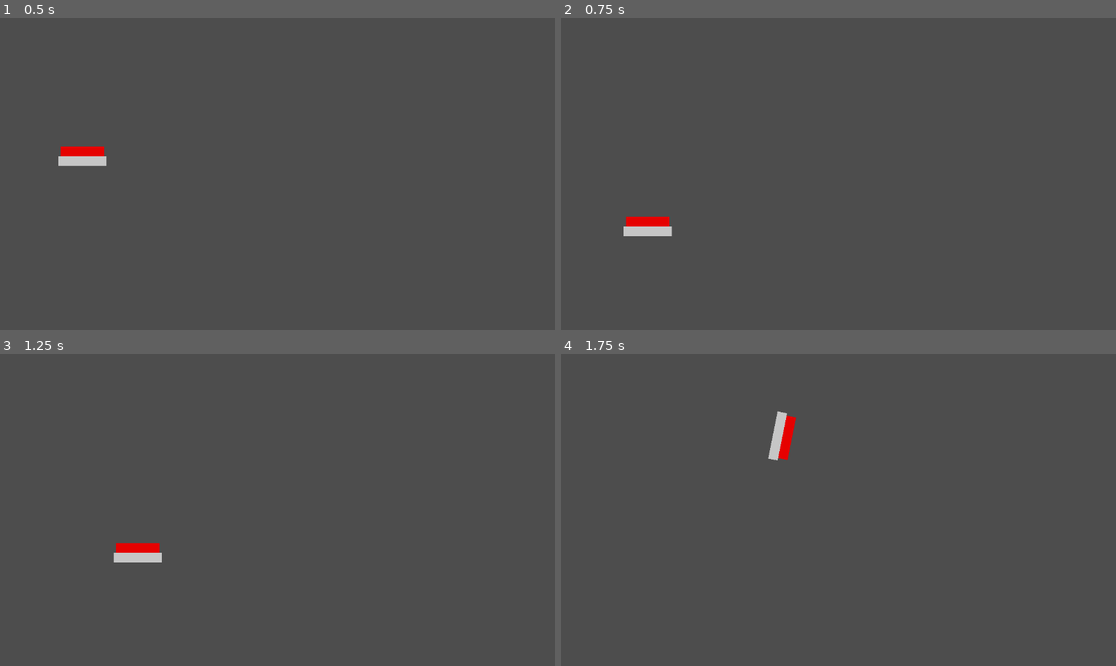
Above: before the commit, frames 1-4 (two rows, left to right).
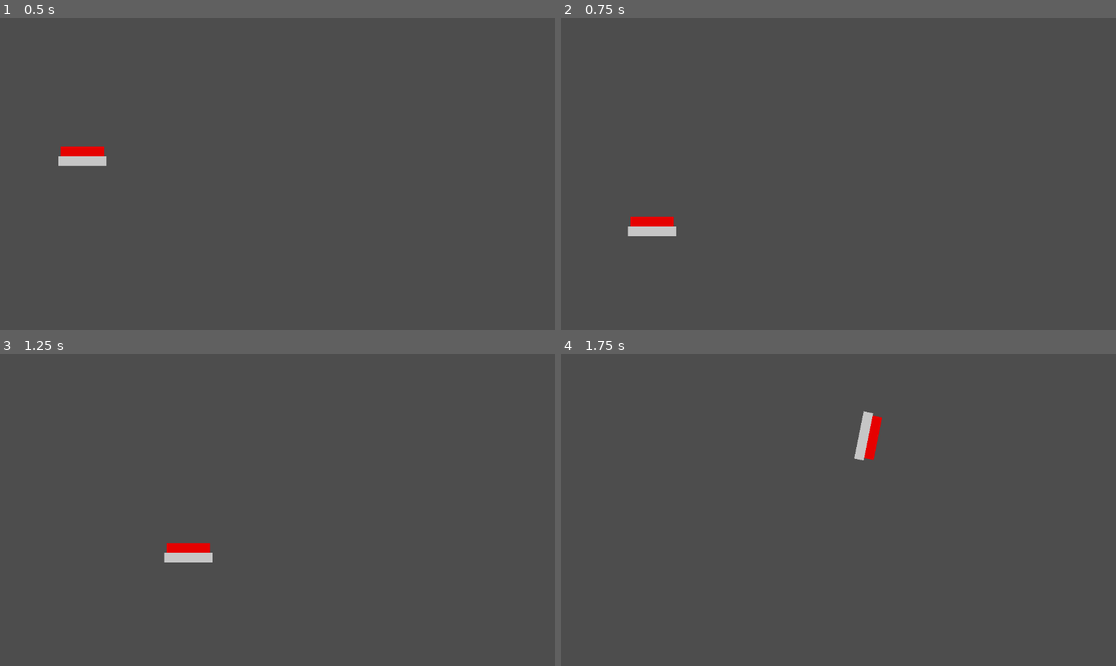
Above: after the commit, the same moments.

Repository: Kratpa/ButtonGame
Game: Godot game, scene res://scenes/game/Game.tscn
Two runs of this game, one before a commit and one after it. Both use one fixed random seed, a clock stepped at 60 frames per second and the inputs below.
Inputs:
- Up to frame 1 (0.5 s): no input
- Up to frame 2 (0.75 s): hold Right from 0.53 s (still down)
- Up to frame 3 (1.25 s): keep holding Right
- Up to frame 4 (1.75 s): release Right at 1.28 s; hold Down from 1.28 s (still down)

Frame 1 is identical in both runs. In frame 2, 0.1% of the frame differs, in the area x 11-21%, y 63-70%; in frame 3, 1.0%; in frame 4, 1.0%, in the area x 37-58%, y 18-35%.

Commit message:
Added Movement boost pickup

Diff:
--- a/godot/project.godot
+++ b/godot/project.godot
@@ -18,3 +18,7 @@
 [display]
 
 window/size/resizable=false
+
+[layer_names]
+
+2d_physics/layer_2="pickup"
--- a/godot/scenes/game/Game.tscn
+++ b/godot/scenes/game/Game.tscn
@@ -1,9 +1,10 @@
-[gd_scene load_steps=5 format=3 uid="uid://db6vw4whhspc6"]
+[gd_scene load_steps=6 format=3 uid="uid://db6vw4whhspc6"]
 
 [ext_resource type="Script" path="res://scenes/game/Game.gd" id="1_816xq"]
 [ext_resource type="PackedScene" uid="uid://b0phhgyg3mhwf" path="res://scenes/player/Player.tscn" id="2_dwpk8"]
 [ext_resource type="PackedScene" uid="uid://bu7hm0hblrlpn" path="res://scenes/floor/Floor2.tscn" id="2_hwmhc"]
 [ext_resource type="PackedScene" uid="uid://5p0c2cncvtai" path="res://scenes/object/ObjectSpawner.tscn" id="4_irqdp"]
+[ext_resource type="PackedScene" uid="uid://b3rhiv1pgyhmb" path="res://scenes/pickup/PickupSpawner.tscn" id="5_h7ldk"]
 
 [node name="Game" type="Node2D"]
 script = ExtResource("1_816xq")
@@ -13,8 +14,12 @@
 
 [node name="Player" parent="." instance=ExtResource("2_dwpk8")]
 position = Vector2(171, 170)
+collision_layer = 3
+move_force = 2000
 
 [node name="ObjectSpawner" parent="." instance=ExtResource("4_irqdp")]
 position = Vector2(1066, 89)
-impulse = Vector2(-100, 10)
+impulse = Vector2(-100, 0)
 spawn_interval = 2.5
+
+[node name="PickupSpawner" parent="." instance=ExtResource("5_h7ldk")]
--- /dev/null
+++ b/godot/scenes/pickup/MovementBoost.gd
@@ -0,0 +1,12 @@
+extends Pickup
+
+@export var power = 2000
+
+func _draw():
+	draw_circle(Vector2(), 10, Color.AQUAMARINE)
+
+
+func apply_effect(player: Player):
+	player.move_force += power
+	await get_tree().create_timer(5.0).timeout
+	player.move_force -= power
--- /dev/null
+++ b/godot/scenes/pickup/MovementBoost.tscn
@@ -0,0 +1,15 @@
+[gd_scene load_steps=3 format=3 uid="uid://c20dp5y0q6qv1"]
+
+[ext_resource type="Script" path="res://scenes/pickup/MovementBoost.gd" id="1_1ro70"]
+
+[sub_resource type="CircleShape2D" id="CircleShape2D_yb3kh"]
+
+[node name="MovementBoost" type="Area2D"]
+collision_layer = 2
+collision_mask = 2
+script = ExtResource("1_1ro70")
+
+[node name="CollisionShape2D" type="CollisionShape2D" parent="."]
+shape = SubResource("CircleShape2D_yb3kh")
+
+[connection signal="body_entered" from="." to="." method="_on_body_entered"]
--- /dev/null
+++ b/godot/scenes/pickup/Pickup.gd
@@ -0,0 +1,23 @@
+class_name Pickup
+extends Area2D
+
+
+# Called when the node enters the scene tree for the first time.
+func _ready():
+	body_entered.connect(_on_body_entered)
+	pass # Replace with function body.
+
+func apply_effect(player: Player):
+	pass
+
+
+
+func _on_body_entered(body: Node2D):
+	if !visible:
+		return
+	if body is Player:
+		visible = false
+		await apply_effect(body)
+		queue_free()
+	else:
+		print("WARN: Pickup collision handled by non Player node:", body)
--- /dev/null
+++ b/godot/scenes/pickup/PickupSpawner.gd
@@ -0,0 +1,20 @@
+extends Node
+
+var movement_boost_scene = preload("res://scenes/pickup/MovementBoost.tscn")
+
+var current_instance: Pickup
+# Called when the node enters the scene tree for the first time.
+func _ready():
+	var timer = Timer.new()
+	add_child(timer)
+	timer.start(5)
+	timer.timeout.connect(_spawn)
+
+
+func _spawn():
+	if current_instance != null and current_instance.visible == true:
+		current_instance.queue_free()
+	var instance: Pickup = movement_boost_scene.instantiate()
+	instance.position = Vector2(50 + randi() % (get_viewport().size.x - 50), 200 + randi() % (get_viewport().size.y - 200))
+	current_instance = instance
+	add_child(instance)
--- /dev/null
+++ b/godot/scenes/pickup/PickupSpawner.tscn
@@ -0,0 +1,6 @@
+[gd_scene load_steps=2 format=3 uid="uid://b3rhiv1pgyhmb"]
+
+[ext_resource type="Script" path="res://scenes/pickup/PickupSpawner.gd" id="1_y0jo2"]
+
+[node name="PickupSpawner" type="Node2D"]
+script = ExtResource("1_y0jo2")
--- a/godot/scenes/player/Player.gd
+++ b/godot/scenes/player/Player.gd
@@ -1,3 +1,4 @@
+class_name Player
 extends RigidBody2D
 
 @export var move_force = 1000
